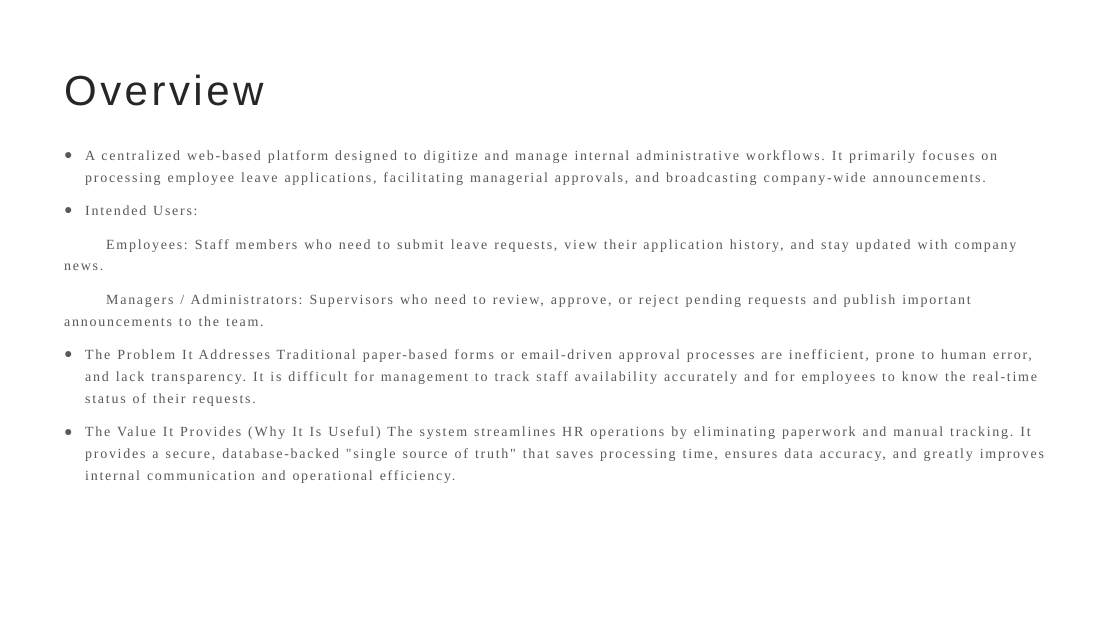
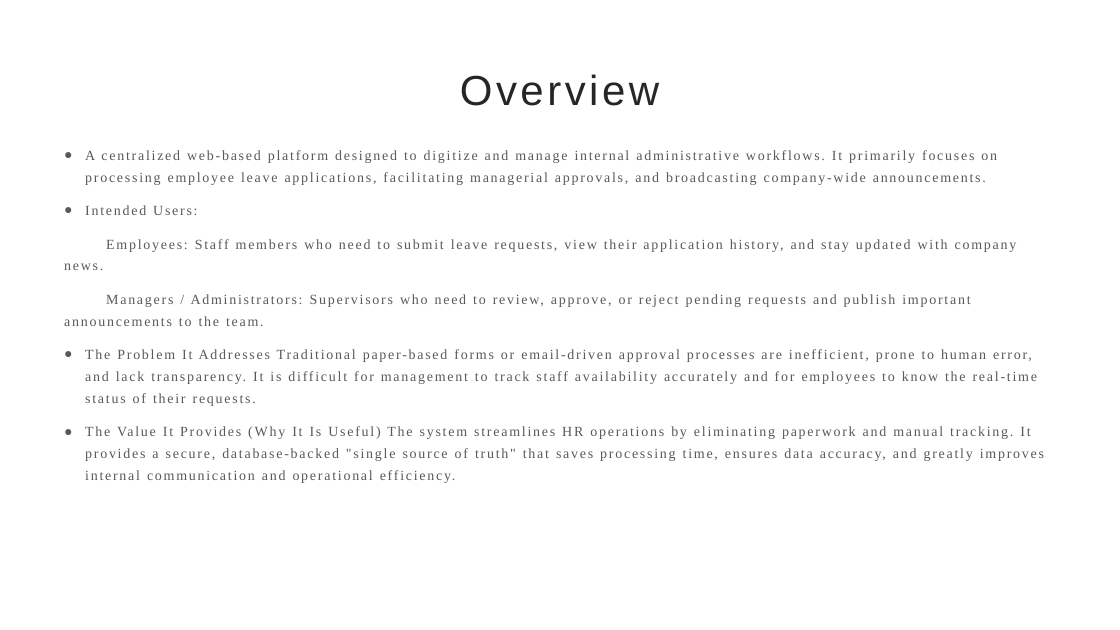
Before and after one commit to Harold-Gu/Enterprise-OA-Management-System, a slide deck: slide 2 of OA System.pptx. Drawn at 1120x630 pixels with LibreOffice and Linux fonts; fonts in the diff are those of the drawing. Boxes give left, top, right and bottom in pixels: in the first picture for what was removed or moved away, otherwise in the second. Text is boxed around its words. In the diff, an @@ line names an element or a change of style, - is before the commit and + after.

```diff
--- a/OA System.pptx
+++ b/OA System.pptx
@@ title "Overview" at bbox=[460, 74, 659, 106]: alignment left to centre @@
```
Also in this commit, not shown: 1 other slide changed, 9 slides added, 1 slide removed.
